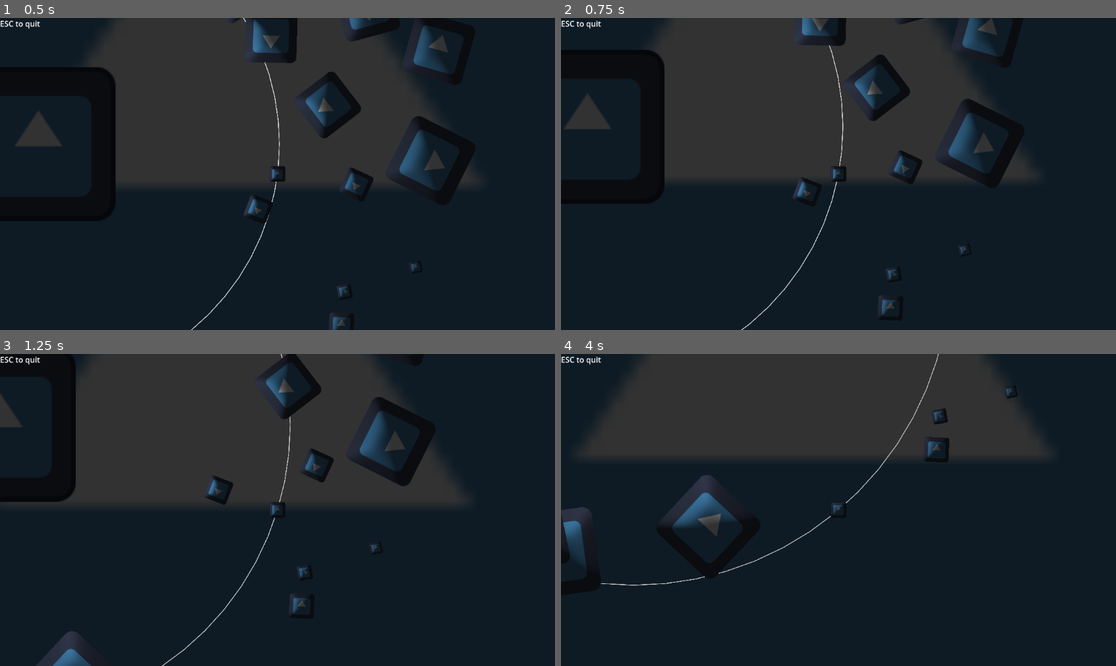
Above: before the commit, frames 1-4 (two rows, left to right).
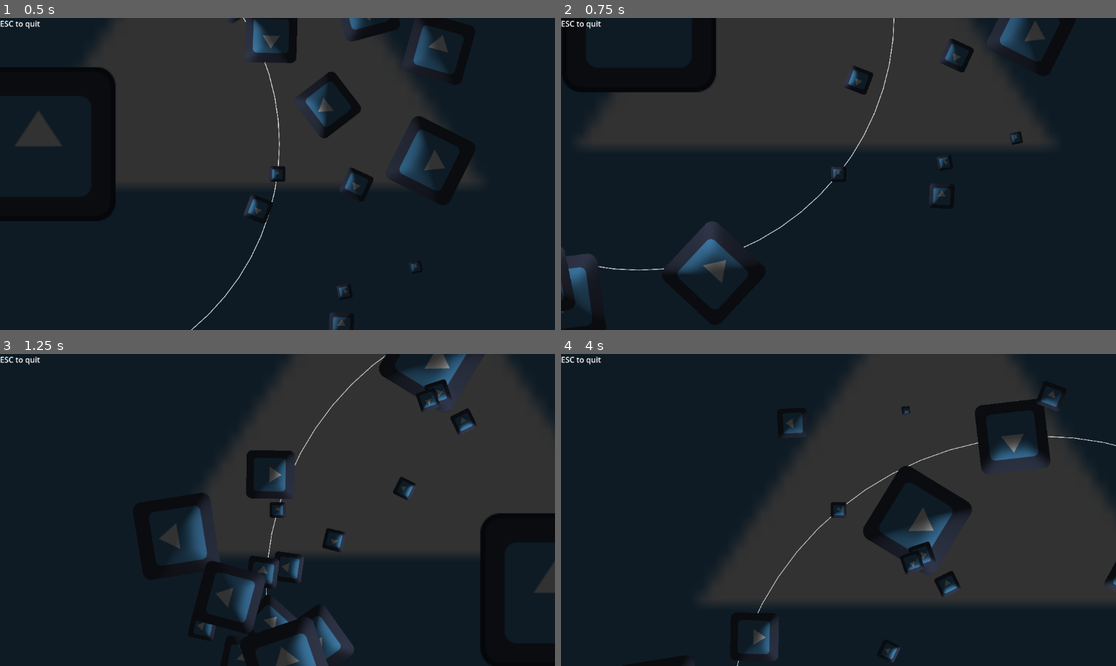
Above: after the commit, the same moments.

Repository: Aroweeri/gmtk2025
Game: Godot game, scene res://scenes/Main.tscn
Two runs of this game, one before a commit and one after it. Both use one fixed random seed, a clock stepped at 60 frames per second and the inputs below. The engine's default icon, where the game draws it, is replaced by a stand-in: a white triangle on a blue panel in a dark square.
Inputs:
- Up to frame 1 (0.5 s): no input
- Up to frame 2 (0.75 s): hold Up (ui_up) from 0.53 s (still down); hold 1 (zoom1, bound only after the commit) from 0.53 s (still down)
- Up to frame 3 (1.25 s): keep holding Up (ui_up); keep holding 1 (zoom1, bound only after the commit); tap 2 (zoom2, bound only after the commit) at 0.8 s
- Up to frame 4 (4 s): release Up (ui_up) at 1.28 s; release 1 (zoom1, bound only after the commit) at 1.28 s; hold Down (ui_down) 1.28-2.03 s; tap 2 (zoom2, bound only after the commit) at 1.35, 3.05 s; tap 3 (zoom3, bound only after the commit) at 1.55, 3.8 s; hold 3 (zoom3, bound only after the commit) 2.03-2.78 s; hold Up (ui_up) 2.03-3.53 s; tap 1 (zoom1, bound only after the commit) at 2.3, 2.85 s; hold Down (ui_down) from 3.53 s (still down); hold 2 (zoom2, bound only after the commit) from 3.53 s (still down)

Frame 1 is identical in both runs. In frame 2, 18% of the frame differs, in the area x 0-88%, y 0-100%; in frame 3, 41%; in frame 4, 44%, in the area x 0-100%, y 0-100%.

Commit message:
Rotate faster with 1, 2, and 3

Diff:
--- a/project.godot
+++ b/project.godot
@@ -18,3 +18,21 @@
 [display]
 
 window/size/mode=3
+
+[input]
+
+zoom1={
+"deadzone": 0.2,
+"events": [Object(InputEventKey,"resource_local_to_scene":false,"resource_name":"","device":-1,"window_id":0,"alt_pressed":false,"shift_pressed":false,"ctrl_pressed":false,"meta_pressed":false,"pressed":false,"keycode":0,"physical_keycode":49,"key_label":0,"unicode":49,"location":0,"echo":false,"script":null)
+]
+}
+zoom2={
+"deadzone": 0.2,
+"events": [Object(InputEventKey,"resource_local_to_scene":false,"resource_name":"","device":-1,"window_id":0,"alt_pressed":false,"shift_pressed":false,"ctrl_pressed":false,"meta_pressed":false,"pressed":false,"keycode":0,"physical_keycode":50,"key_label":0,"unicode":50,"location":0,"echo":false,"script":null)
+]
+}
+zoom3={
+"deadzone": 0.2,
+"events": [Object(InputEventKey,"resource_local_to_scene":false,"resource_name":"","device":-1,"window_id":0,"alt_pressed":false,"shift_pressed":false,"ctrl_pressed":false,"meta_pressed":false,"pressed":false,"keycode":0,"physical_keycode":51,"key_label":0,"unicode":51,"location":0,"echo":false,"script":null)
+]
+}
--- a/scripts/rotator.gd
+++ b/scripts/rotator.gd
@@ -9,4 +9,11 @@
 	var distance_to_player = self.global_position.distance_to($Player.global_position)
 	var rotate_amount = ROTATION_SPEED * (1/distance_to_player) * delta
 	#print("Distance: %0.2f Degrees/Sec: %0.2f" % [distance_to_player, rad_to_deg(rotate_amount)/delta])
-	rotate(rotate_amount)
+	if(Input.is_action_pressed("zoom1")):
+		rotate(rotate_amount*10)
+	if(Input.is_action_pressed("zoom2")):
+		rotate(rotate_amount*100)
+	if(Input.is_action_pressed("zoom3")):
+		rotate(rotate_amount*1000)
+	else:
+		rotate(rotate_amount);
